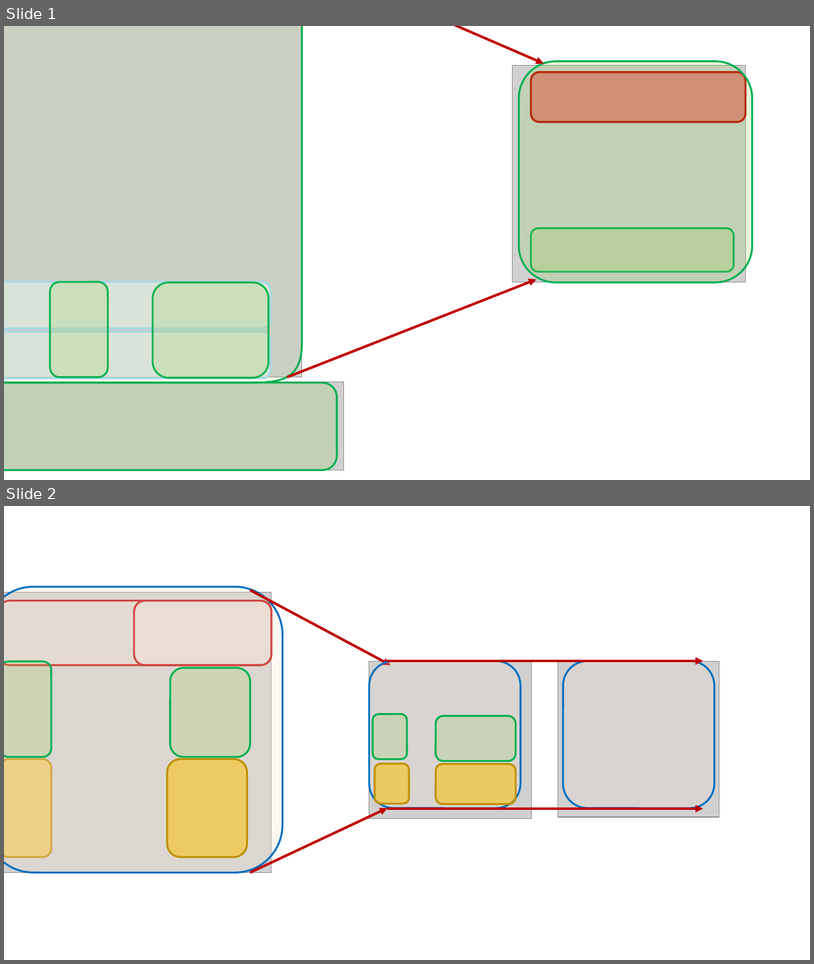
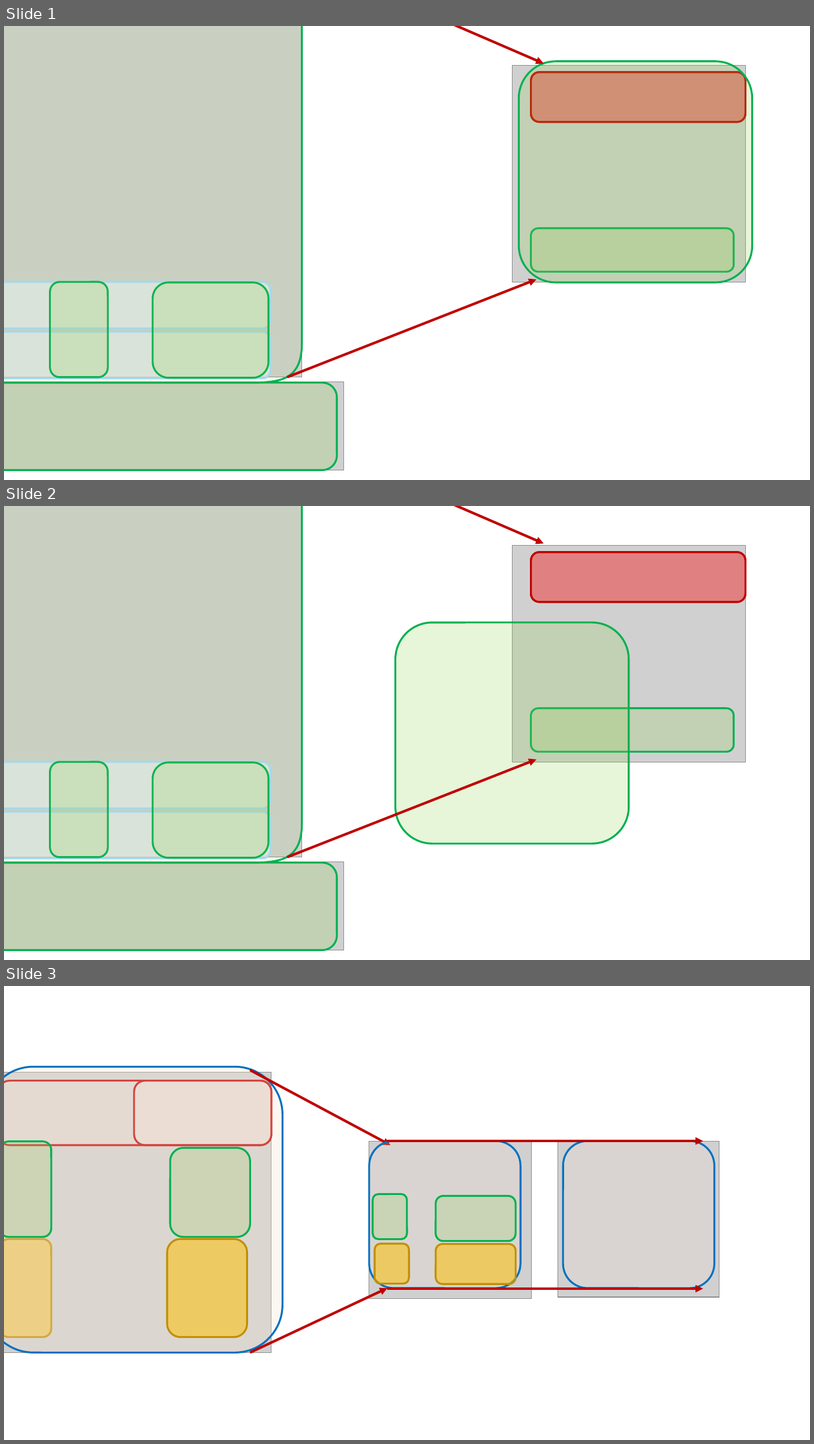
Before and after one commit to fartaha/ml-advanced-probabilistic-methods, a slide deck: images/ex.pptx. Shown one above the other, each under a label of ours: slides 1 and 2 before the commit, slides 1, 2 and 3 after it. The pictures are 814x964 and 814x1444 pixels, drawn with LibreOffice and Linux fonts; fonts in the diff are those of the drawing; grey boxes stand for pictures. Boxes give left, top, right and bottom in pixels: in the first picture for what was removed or moved away, otherwise in the second. Text is boxed around its words. In the diff, an @@ line names an element or a change of style, - is before the commit and + after.

```diff
--- a/images/ex.pptx
+++ b/images/ex.pptx
@@ slide 2 added at bbox=[4, 506, 810, 960], background #FFFFFF @@
@@ freeform shape added at bbox=[4, 506, 302, 862], fill #92D050 at 10% opacity, outline #00B050 2.25 pt @@
@@ arrow added from (299, 506) to (544, 544), #C00000 3 pt @@
@@ group added at bbox=[396, 546, 746, 843]: 4 rounded rectangles, 1 picture @@
@@ group added at bbox=[4, 506, 302, 858]: 4 rounded rectangles, 1 picture @@
@@ arrow added from (287, 857) to (537, 759), #C00000 3 pt @@
@@ picture added at bbox=[4, 861, 344, 949] @@
@@ rounded rectangle added at bbox=[4, 862, 337, 949], fill #92D050 at 21% opacity, outline #00B050 2.25 pt @@
@@ what was slide 2 is now slide 3 @@
```
Also in this commit, not shown: 2 other slides added, 7 other files.
